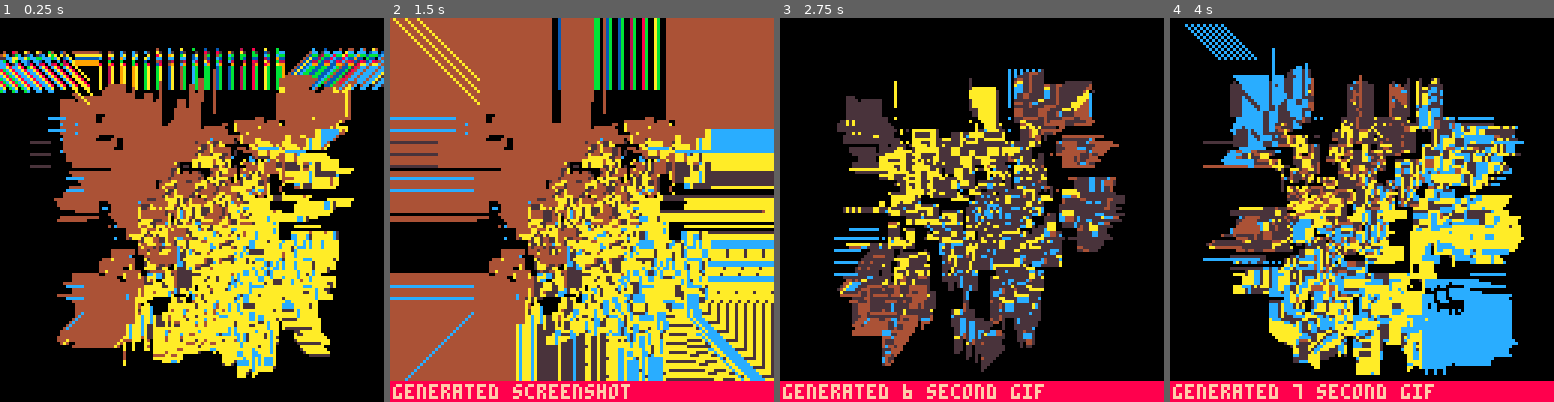
Above: before the commit, frames 1-4 (left to right).
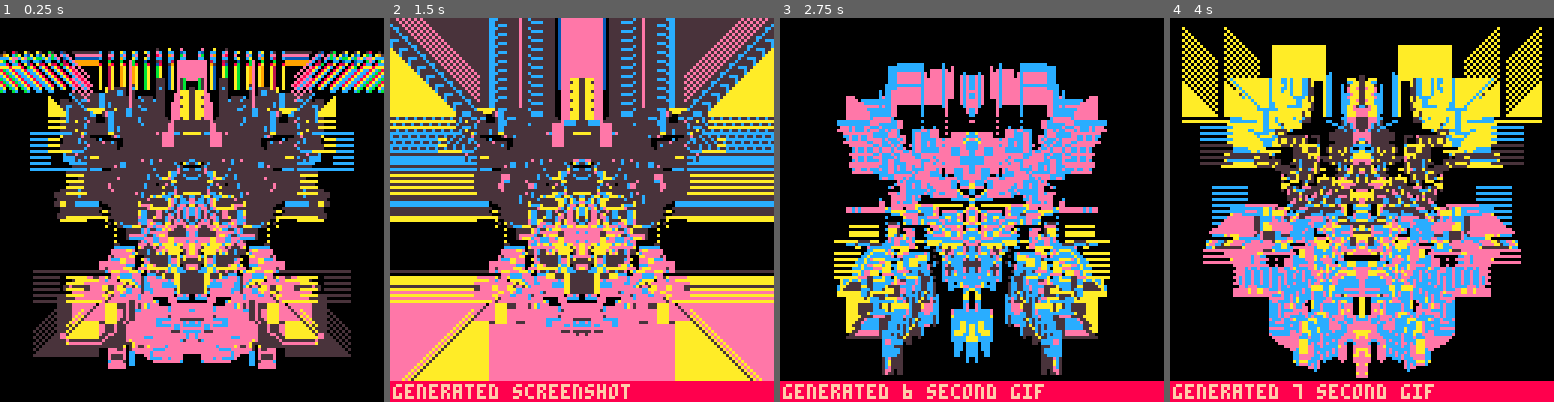
Above: after the commit, the same moments.

Repository: aebrer/pico8_carts
Game: PICO-8 cartridge fxhash/corrupt_ideocartography/wip.p8
The game is run twice, just before and just after one commit, with the same random seed, the same clock (stepped at 60 frames per second) and the same inputs.
Inputs:
- Up to frame 1 (0.25 s): no input
- Up to frame 2 (1.5 s): tap X (X key) at 0.33, 1.07 s; tap O (Z key) at 0.7 s
- Up to frame 3 (2.75 s): hold Right 1.6-2.1 s; tap O (Z key) at 1.7, 2.1, 2.5 s; tap X (X key) at 1.85 s; hold Up 2.15-2.42 s; hold Right from 2.47 s (still down)
- Up to frame 4 (4 s): tap O (Z key) at 2.9, 3.3, 3.7 s; tap X (X key) at 2.97 s; release Right at 3.03 s; hold Left 3.08-3.58 s; hold Down 3.63-3.97 s

The runs differ from the first frame. In frame 1, 53% of the frame differs, in the area x 0-100%, y 7-94%; in frame 2, 82%, in the area x 0-100%, y 0-95%; in frame 3, 41%; in frame 4, 49%.

Commit message:
corrupt_ideocartography final

Diff:
--- a/fxhash/corrupt_ideocartography/wip.p8
+++ b/fxhash/corrupt_ideocartography/wip.p8
@@ -112,7 +112,7 @@
  shrink=r({true,false})
 end)
 
-poke(24364,r(0,0,0,7))
+poke(24364,r({0,0,0,7,5}))
 function q()return r(32)-16end
 pal({q(),q(),q(),q(),11,12,-4,0,-8,8,9,10,11,12,-4},1)fillp(r({∧,░,…,█,█,█,▥,▒,♪,▤}))
 function v()
Not shown, changed: fxhash/corrupt_ideocartography/cart_html/cart.js
